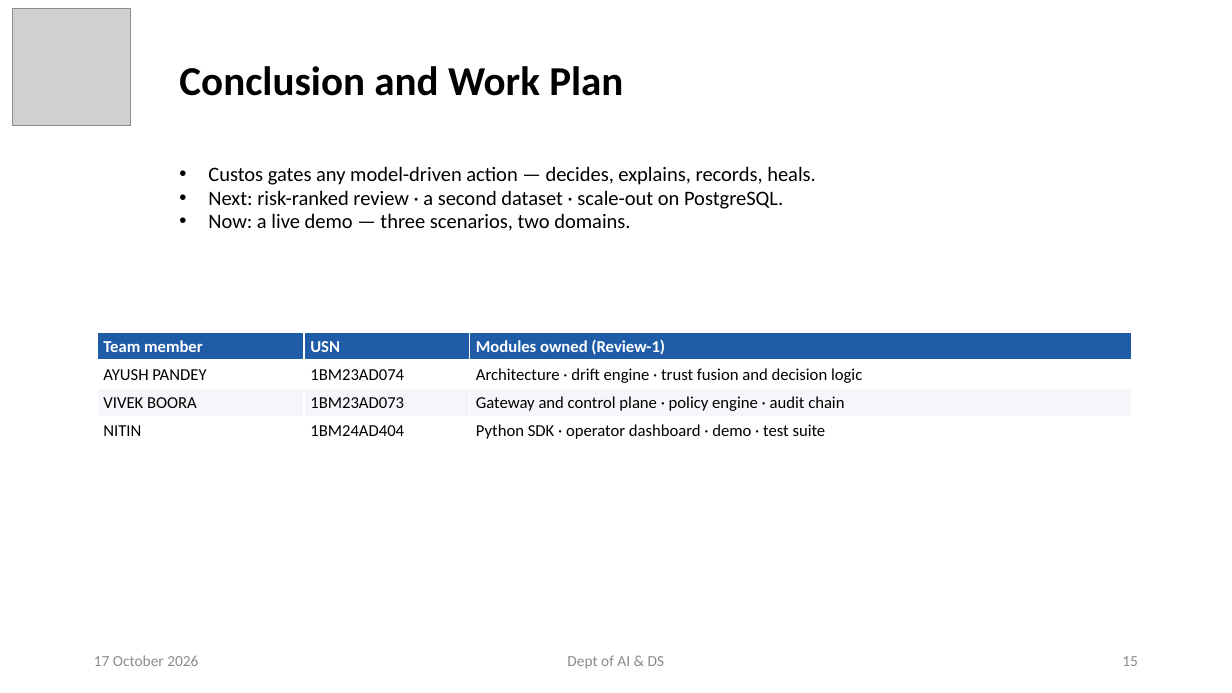
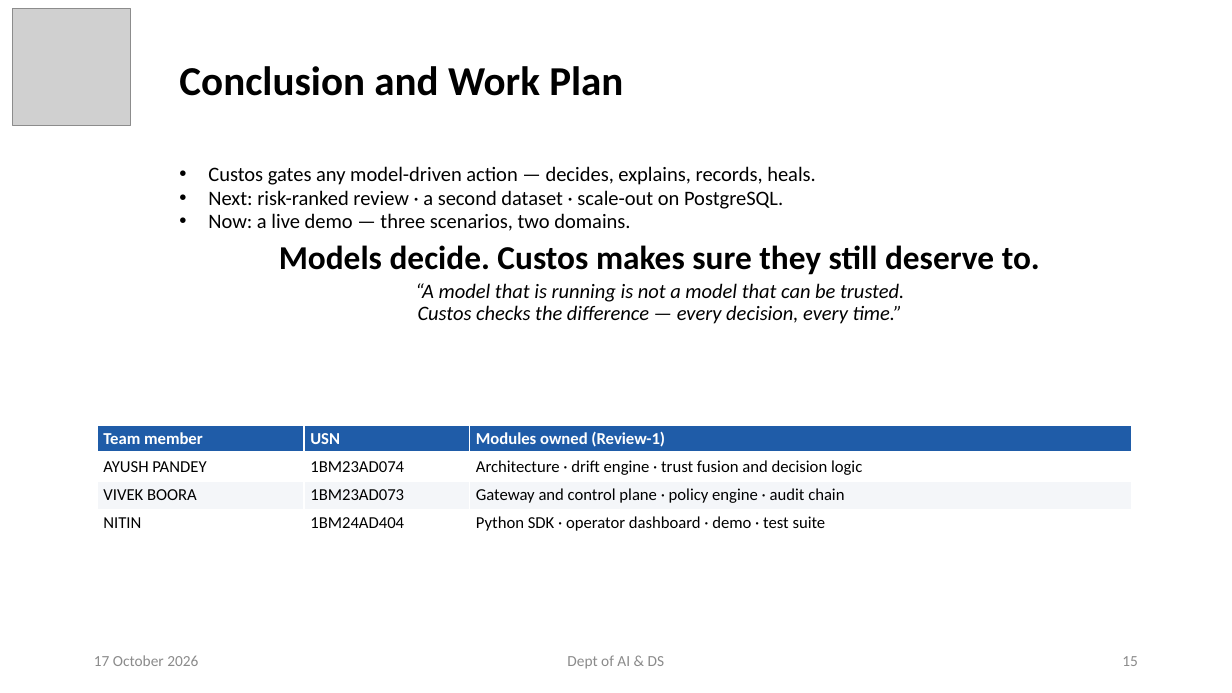
Before and after one commit to ayushpandey0201/custos, a slide deck: slide 15 of docs/presentations/Custos_Phase2_Review2.pptx. Drawn at 1232x693 pixels with LibreOffice and Linux fonts; fonts in the diff are those of the drawing; grey boxes stand for pictures. Boxes give left, top, right and bottom in pixels: in the first picture for what was removed or moved away, otherwise in the second. Text is boxed around its words. In the diff, an @@ line names an element or a change of style, - is before the commit and + after.

```diff
--- a/docs/presentations/Custos_Phase2_Review2.pptx
+++ b/docs/presentations/Custos_Phase2_Review2.pptx
@@ subtitle at bbox=[279, 245, 1040, 324]: paragraphs added @@
+Models decide. Custos makes sure they still deserve to.
+“A model that is running is not a model that can be trusted.
+Custos checks the difference — every decision, every time.”
@@ table: place and size @@
-table at bbox=[97, 333, 1132, 443]
+table at bbox=[97, 425, 1132, 535]
```
Also in this commit, not shown: 2 other files.
